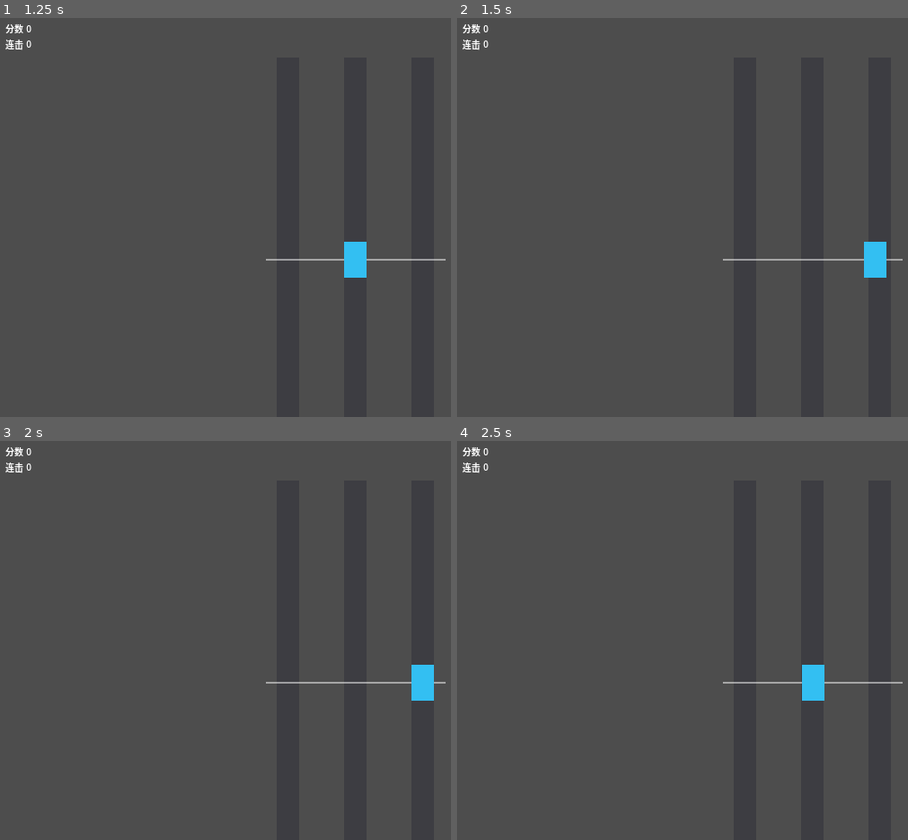
Above: before the commit, frames 1-4 (two rows, left to right).
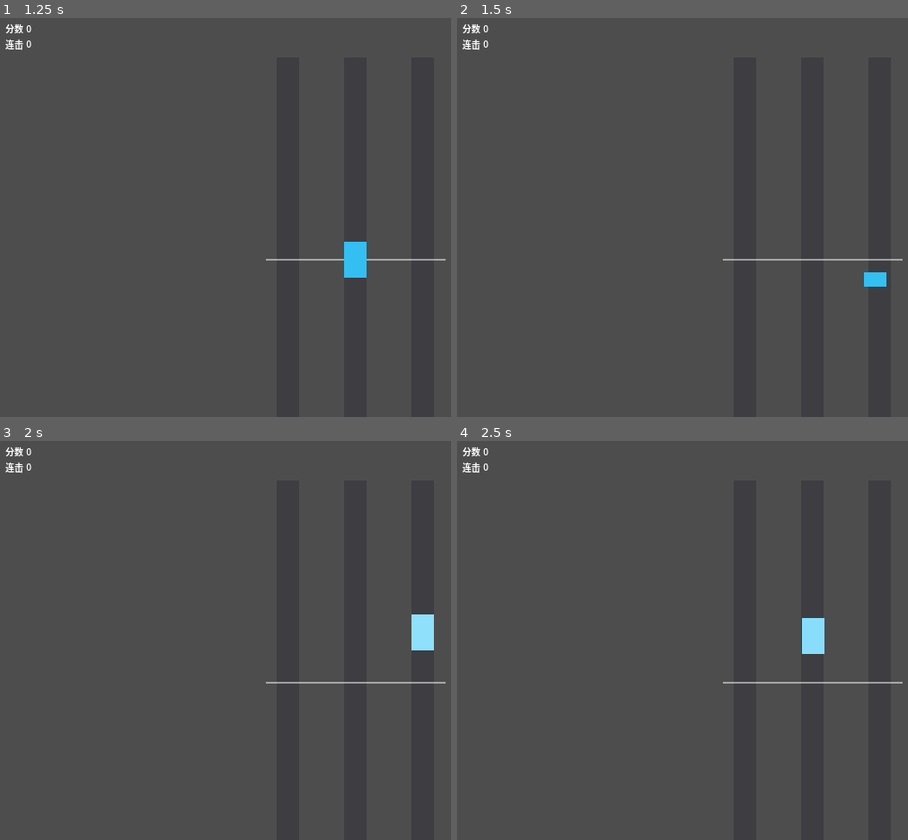
Above: after the commit, the same moments.

Repository: ganchengyuan1990/runmusic
Game: Godot game, scene res://scenes/boot/Boot.tscn
The game is run twice, just before and just after one commit, with the same random seed, the same clock (stepped at 60 frames per second) and the same inputs.
Inputs (mouse positions are in pixels of both pictures, inside the frame that each line leads up to):
- Up to frame 1 (1.25 s): click "开始游戏" at 0.5 s
- Up to frame 2 (1.5 s): tap Enter at 1.25 s; move the mouse to (outside the picture) at 1.27 s; hold D (lane_right) from 1.28 s (still down); hold S (slide) from 1.28 s (still down); click (outside the picture) at 1.42 s
- Up to frame 3 (2 s): keep holding D (lane_right); keep holding S (slide); tap W (jump) at 1.52, 1.55, 1.82 s
- Up to frame 4 (2.5 s): move the mouse to (668, 656) at 2.02 s; release D (lane_right) at 2.03 s; release S (slide) at 2.03 s; hold A (lane_left) from 2.03 s (still down); tap W (jump) at 2.1, 2.27 s; tap S (slide) at 2.3 s

Frame 1 is identical in both runs. In frame 2, 0.5% of the frame differs, in the area x 90-96%, y 56-68%; in frame 3, 0.9%, in the area x 91-97%, y 43-66%; in frame 4, 0.9%.

Commit message:
fix: show jump arc and slide crouch on the runner
Space and slide only toggled flags, so the placeholder never moved.
Drive position.y through a short hop and shrink the ColorRect while sliding.

Co-authored-by: ganchengyuan1990 <ganchengyuan1990@users.noreply.github.com>

Diff:
--- a/scripts/gameplay/RunnerController.gd
+++ b/scripts/gameplay/RunnerController.gd
@@ -8,32 +8,81 @@
 
 const LANE_COUNT := 3
 const LANE_X := [-120.0, 0.0, 120.0]  # 左 / 中 / 右；按美术再调
+const SLIDE_HEIGHT_RATIO := 0.4
+const SLIDE_DROP := 16.0
 
 @export var lane_switch_speed: float = 12.0
 @export var jump_duration: float = 0.35
 @export var slide_duration: float = 0.4
+@export var jump_height: float = 90.0
 
 var current_lane: int = 1
 var _is_jumping: bool = false
 var _is_sliding: bool = false
 var _action_timer: float = 0.0
+var _action_duration: float = 0.0
 var _target_x: float = 0.0
+var _ground_y: float = 0.0
+var _rest_offset_top: float = 0.0
+var _rest_offset_bottom: float = 0.0
+var _rest_color: Color = Color(0.2, 0.75, 0.95, 1)
+
+@onready var _placeholder: ColorRect = $Placeholder
 
 
 func _ready() -> void:
 	current_lane = 1
 	_target_x = LANE_X[current_lane]
 	position.x = _target_x
+	_ground_y = position.y
+	_rest_offset_top = _placeholder.offset_top
+	_rest_offset_bottom = _placeholder.offset_bottom
+	_rest_color = _placeholder.color
 
 
 func _physics_process(delta: float) -> void:
 	position.x = lerpf(position.x, _target_x, clampf(lane_switch_speed * delta, 0.0, 1.0))
-	if _action_timer > 0.0:
-		_action_timer -= delta
-		if _action_timer <= 0.0:
-			_is_jumping = false
-			_is_sliding = false
-			# TODO: 恢复碰撞体高度 / 动画
+	if _is_jumping:
+		_tick_jump(delta)
+	elif _is_sliding:
+		_tick_slide(delta)
+
+
+func _tick_jump(delta: float) -> void:
+	_action_timer = maxf(_action_timer - delta, 0.0)
+	var duration := maxf(_action_duration, 0.0001)
+	var elapsed := clampf(1.0 - (_action_timer / duration), 0.0, 1.0)
+	var arc := sin(elapsed * PI)
+	position.y = _ground_y - jump_height * arc
+	# Slight brighten at the apex so the hop reads without art.
+	_placeholder.color = _rest_color.lerp(Color(0.75, 0.95, 1.0, 1.0), arc * 0.65)
+	if _action_timer <= 0.0:
+		_finish_action()
+
+
+func _tick_slide(delta: float) -> void:
+	_action_timer = maxf(_action_timer - delta, 0.0)
+	_apply_slide_pose()
+	if _action_timer <= 0.0:
+		_finish_action()
+
+
+func _apply_slide_pose() -> void:
+	var rest_height := _rest_offset_bottom - _rest_offset_top
+	var height := rest_height * SLIDE_HEIGHT_RATIO
+	_placeholder.offset_bottom = _rest_offset_bottom + SLIDE_DROP
+	_placeholder.offset_top = _placeholder.offset_bottom - height
+	_placeholder.color = _rest_color
+
+
+func _finish_action() -> void:
+	_is_jumping = false
+	_is_sliding = false
+	_action_timer = 0.0
+	position.y = _ground_y
+	_placeholder.offset_top = _rest_offset_top
+	_placeholder.offset_bottom = _rest_offset_bottom
+	_placeholder.color = _rest_color
 
 
 func move_lane(delta_lane: int) -> void:
@@ -49,18 +98,20 @@
 	if _is_jumping or _is_sliding:
 		return
 	_is_jumping = true
+	_action_duration = jump_duration
 	_action_timer = jump_duration
 	jumped.emit()
-	# TODO: 播放跳跃动画 / 临时改碰撞
 
 
 func try_slide() -> void:
 	if _is_jumping or _is_sliding:
 		return
 	_is_sliding = true
+	_action_duration = slide_duration
 	_action_timer = slide_duration
+	position.y = _ground_y
+	_apply_slide_pose()
 	slid.emit()
-	# TODO: 播放下滑动画 / 临时改碰撞
 
 
 func is_airborne() -> bool:
